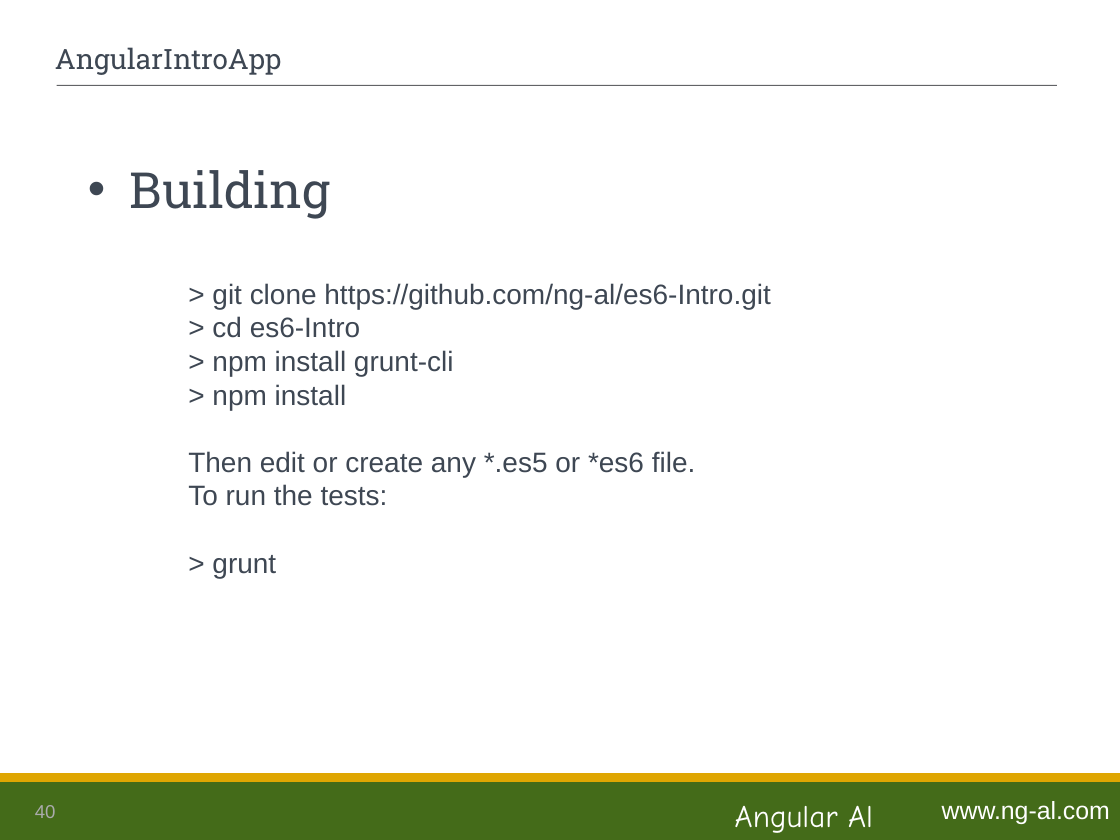
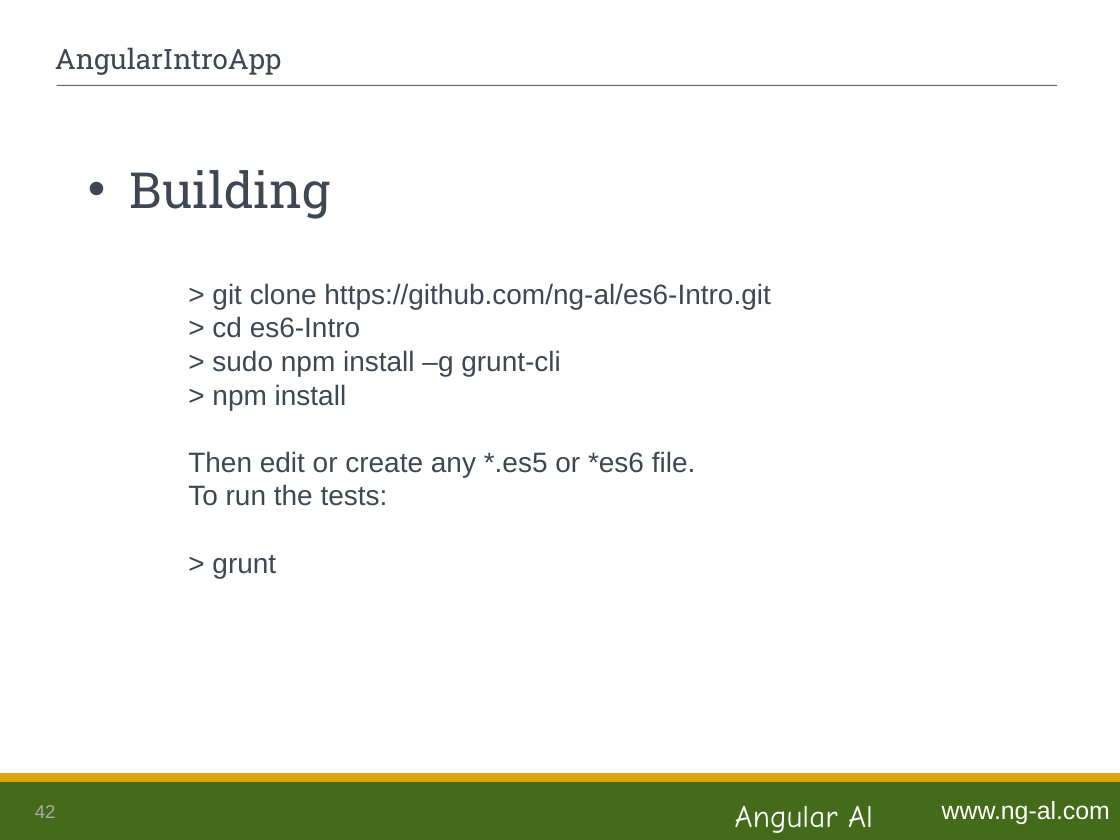
Before and after one commit to ng-al/es6-Intro, a slide deck: slide 42 of es6_Intro.ppt (slide 40 before the commit). Drawn at 1120x840 pixels with LibreOffice and Linux fonts; fonts in the diff are those of the drawing. Boxes give left, top, right and bottom in pixels: in the first picture for what was removed or moved away, otherwise in the second. Text is boxed around its words. In the diff, an @@ line names an element or a change of style, - is before the commit and + after.

```diff
--- a/es6_Intro.ppt
+++ b/es6_Intro.ppt
@@ text at [212,350,561,376]: text changed @@
-> npm install grunt-cli
+> sudo npm install –g grunt-cli
@@ page number at [35,805,56,818]: text changed @@
-40
+42
```
Also in this commit, not shown: 8 other slides changed, 2 slides added, 4 other files.
